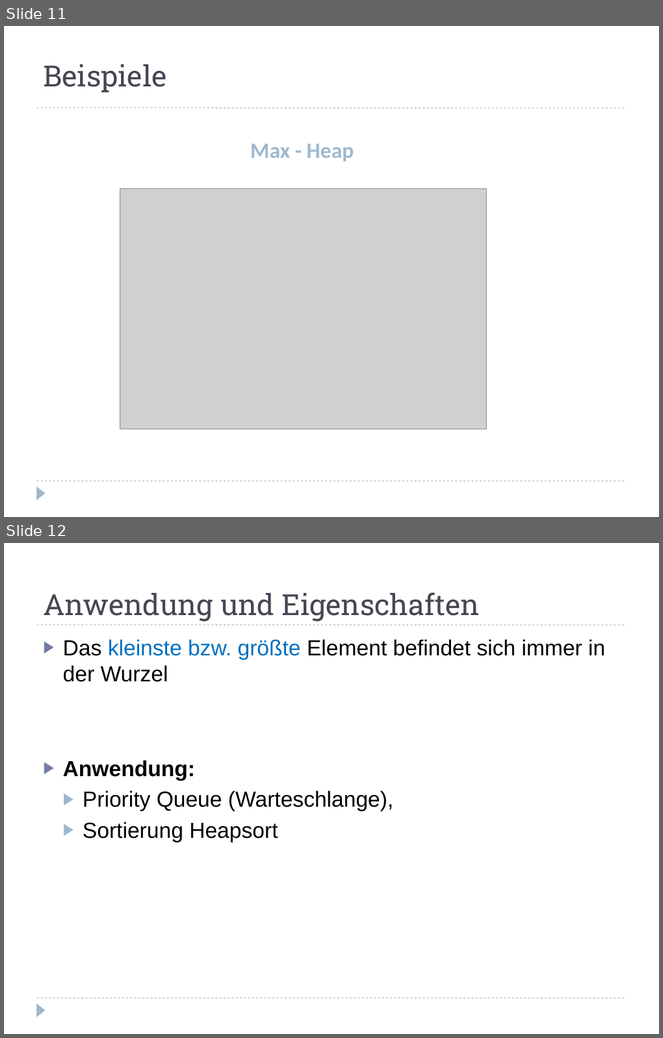
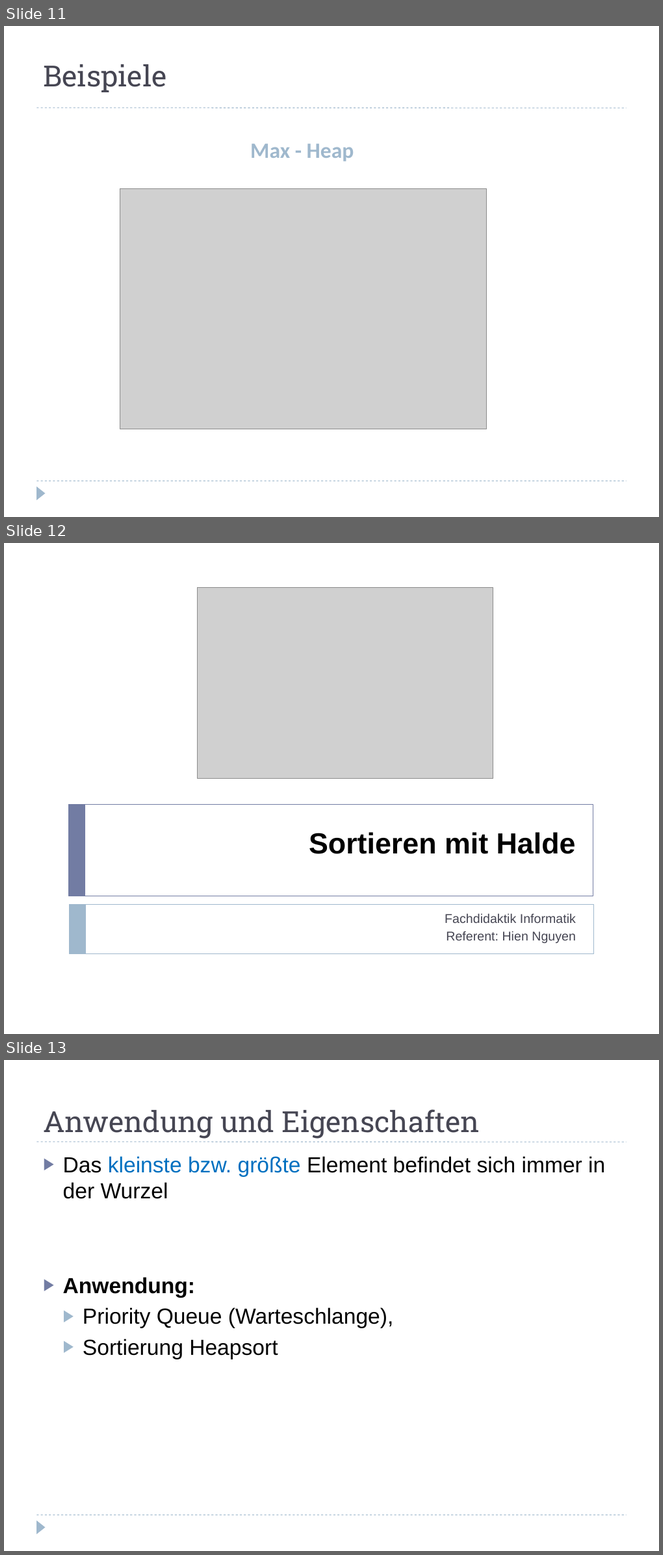
Before and after one commit to hienng/Heapsort, a slide deck: heapsort.odp. Shown one above the other, each under a label of ours: slides 11 and 12 before the commit, slides 11, 12 and 13 after it. The pictures are 663x1038 and 663x1555 pixels, drawn with LibreOffice and Linux fonts; fonts in the diff are those of the drawing; grey boxes stand for pictures. Boxes give left, top, right and bottom in pixels: in the first picture for what was removed or moved away, otherwise in the second. Text is boxed around its words. In the diff, an @@ line names an element or a change of style, - is before the commit and + after.

```diff
--- a/heapsort.odp
+++ b/heapsort.odp
@@ slide 12 added at [4, 543, 659, 1034], background #FFFFFF @@
@@ picture added at [197, 588, 493, 778] @@
@@ freeform shape added at [69, 804, 593, 896], outline #727CA3 0.51 pt @@
@@ freeform shape added at [69, 804, 85, 896], fill #727CA3 @@
@@ title added at [309, 832, 576, 854], 32 pt, text #000000, bold @@
+Sortieren mit Halde
@@ freeform shape added at [70, 904, 594, 954], outline #9FB8CD 0.51 pt @@
@@ freeform shape added at [70, 904, 86, 954], fill #9FB8CD @@
@@ subtitle added at [445, 913, 576, 943], 14 pt, text #464653 @@
+Fachdidaktik Informatik
+Referent: Hien Nguyen
@@ what was slide 12 is now slide 13 @@
```
Also in this commit, not shown: 4 slides changed, 3 other slides added, 1 slide removed, 2 other files.
